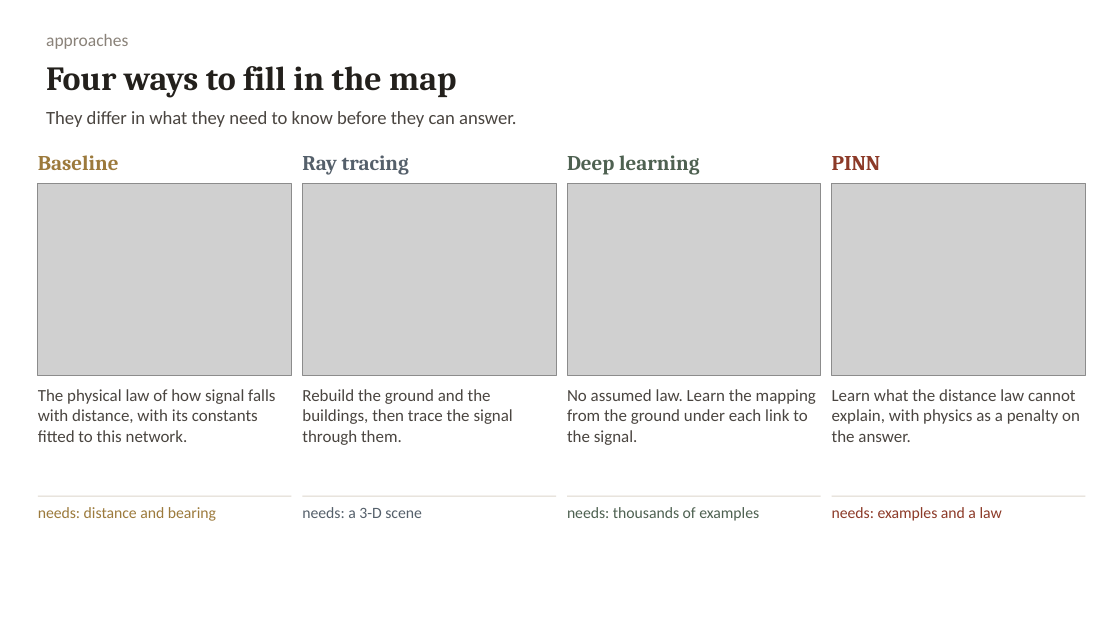
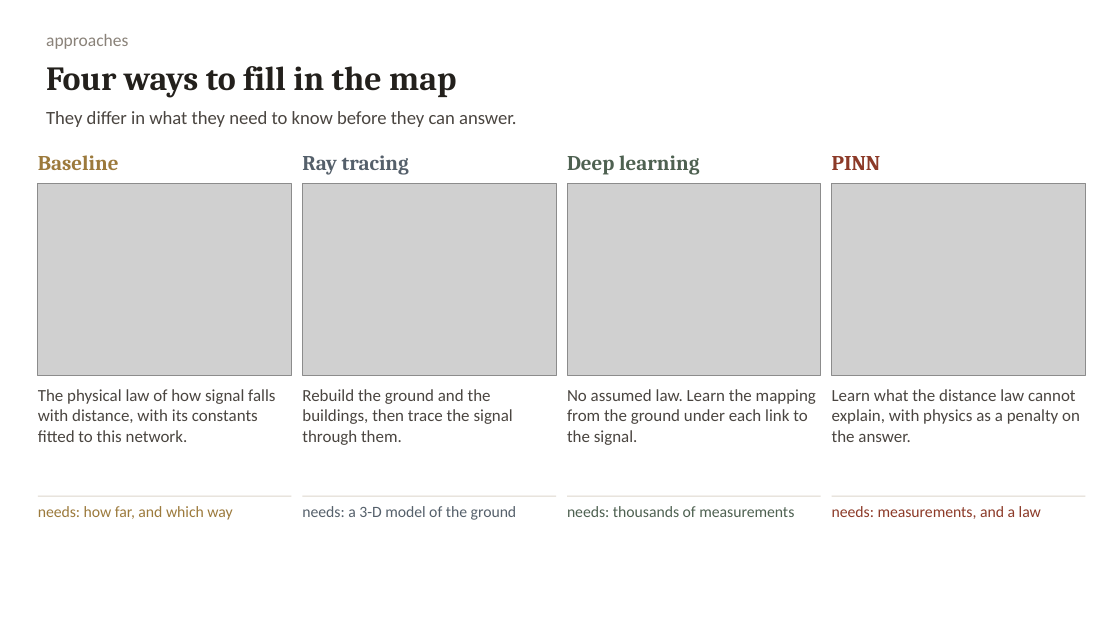
Before and after one commit to mtang724/arathon-c03-rural-infrastructure-placement, a slide deck: slide 3 of ARA_Challenge3.pptx. Drawn at 1120x630 pixels with LibreOffice and Linux fonts; fonts in the diff are those of the drawing; grey boxes stand for pictures. Boxes give left, top, right and bottom in pixels: in the first picture for what was removed or moved away, otherwise in the second. Text is boxed around its words. In the diff, an @@ line names an element or a change of style, - is before the commit and + after.

```diff
--- a/ARA_Challenge3.pptx
+++ b/ARA_Challenge3.pptx
@@ text at (38, 506, 232, 520): text changed @@
-needs: distance and bearing
+needs: how far, and which way
@@ text at (302, 506, 517, 520): text changed @@
-needs: a 3-D scene
+needs: a 3-D model of the ground
@@ text at (567, 506, 794, 517): text changed @@
-needs: thousands of examples
+needs: thousands of measurements
@@ text at (832, 506, 1041, 519): text changed @@
-needs: examples and a law
+needs: measurements, and a law
```
Also in this commit, not shown: 1 other file.
